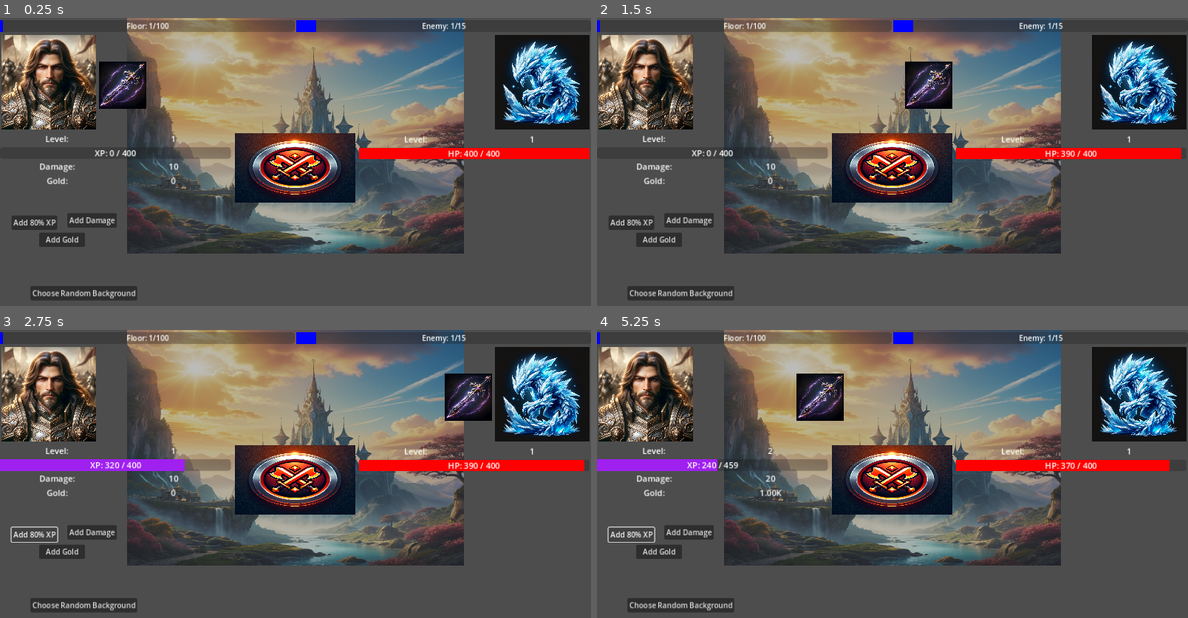
Above: before the commit, frames 1-4 (two rows, left to right).
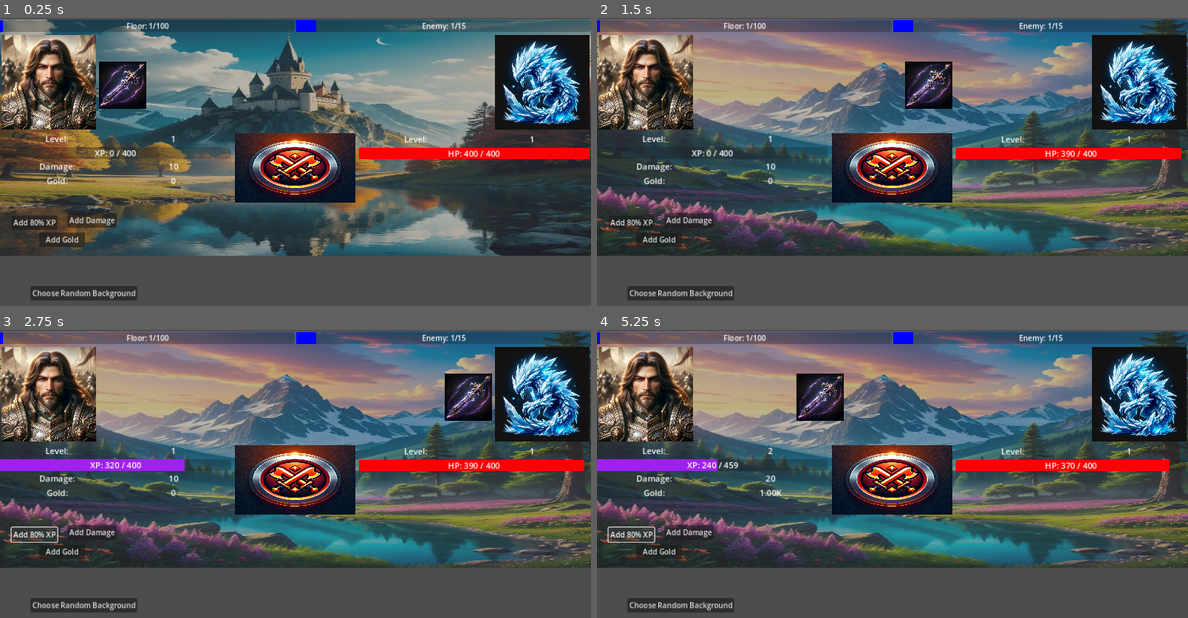
Above: after the commit, the same moments.

Repository: Pepice23/ClimbTheTower
Game: Godot game, scene res://scenes/main/main.tscn
Two runs of this game, one before a commit and one after it. Both use one fixed random seed, a clock stepped at 60 frames per second and the inputs below. The project has no main scene, so this scene is started directly.
Inputs (mouse positions are in pixels of both pictures, inside the frame that each line leads up to):
- Up to frame 1 (0.25 s): no input
- Up to frame 2 (1.5 s): click "Choose Random Background" at 0.5 s; click (892, 167) at 1.25 s
- Up to frame 3 (2.75 s): click "Add 80% XP" at 2 s
- Up to frame 4 (5.25 s): click "Add Damage" at 2.75 s; click "Add Gold" at 3.5 s; click (892, 479) at 4.25 s; click "Add 80% XP" at 5 s

The runs differ from the first frame. In frame 1, 56% of the frame differs, in the area x 0-100%, y 0-83%; in frame 2, 51%; in frame 3, 50%; in frame 4, 50%.

Commit message:
change_random background now changes background

Diff:
--- a/autoloads/helpers.gd
+++ b/autoloads/helpers.gd
@@ -1,5 +1,6 @@
 extends Node
 
+var random_background = ""
 # Called when the node enters the scene tree for the first time.
 func _ready():
 	pass # Replace with function body.
@@ -35,8 +36,7 @@
 		dir.list_dir_end()
 
 		if background_files.size() > 0:
-			var random_background = background_files[randi() % background_files.size()]
-			print(random_background)
+			random_background = background_files[randi() % background_files.size()]
 			# var background_sprite = get_node("BackgroundSprite")
 			# background_sprite.texture = load(random_background)
 	else:
--- a/scenes/main/main.gd
+++ b/scenes/main/main.gd
@@ -1,6 +1,7 @@
 extends Node2D
 
 @onready var animation_player = $Battle/AnimationPlayer
+@onready var background_image = $Background
 
 # Called when the node enters the scene tree for the first time.
 func _ready():
@@ -23,3 +24,4 @@
 
 func _on_choose_bg_pressed():
 	Helpers.choose_random_background()
+	background_image.texture = load(Helpers.random_background)
--- a/scenes/main/main.tscn
+++ b/scenes/main/main.tscn
@@ -2,7 +2,7 @@
 
 [ext_resource type="PackedScene" uid="uid://d383c2amhbhn" path="res://scenes/stage_progress/stage_progress.tscn" id="1_4c7np"]
 [ext_resource type="Script" path="res://scenes/main/main.gd" id="1_6j8rb"]
-[ext_resource type="Texture2D" uid="uid://bc5nj7mwnavwk" path="res://assets/backgrounds/bg1.png" id="2_uecxl"]
+[ext_resource type="Texture2D" uid="uid://do4sgoi4wlrlk" path="res://assets/backgrounds/bg3.png" id="2_mprj8"]
 [ext_resource type="PackedScene" uid="uid://cf0afk4rc8q5s" path="res://scenes/battle_animation/battle.tscn" id="3_boxds"]
 [ext_resource type="PackedScene" uid="uid://cr422mechuym5" path="res://scenes/enemy_stat_display/enemy_stat_display.tscn" id="4_nqcjs"]
 [ext_resource type="PackedScene" uid="uid://bj3sg4vfg7xas" path="res://scenes/player_stat_display/player_stat_display.tscn" id="5_uc7g2"]
@@ -13,9 +13,9 @@
 
 [node name="Background" type="Sprite2D" parent="."]
 modulate = Color(1, 1, 1, 0.627451)
-position = Vector2(640, 255)
-scale = Vector2(0.712054, 0.5)
-texture = ExtResource("2_uecxl")
+position = Vector2(640, 260)
+scale = Vector2(1.25, 0.5)
+texture = ExtResource("2_mprj8")
 
 [node name="StageProgress" parent="." instance=ExtResource("1_4c7np")]
 
